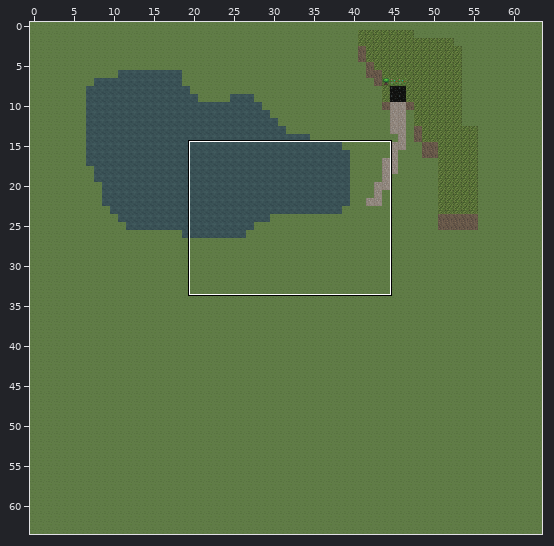
Two versions of a level (Tiled map, bin/resources/map/overworld.tmx). Above, an overview of the earlier version with the close-up marked.
Close-up. Before the commit:
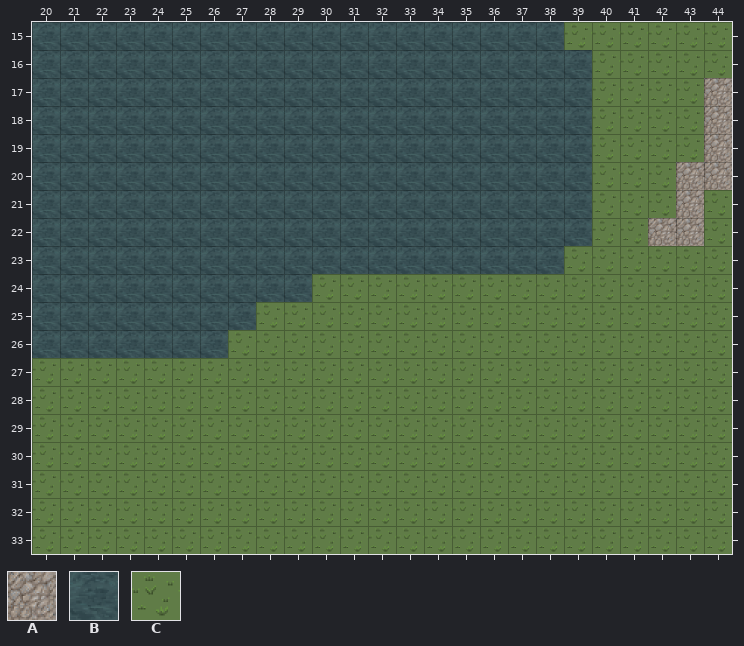
Cells are 64x64 px. Shown: x 20..44, y 15..33. The commit also changed other parts of the map, which this record leaves out.
Key: from "overworld": A 4, B 15, C 19.
_ is an empty cell, # one hidden under a higher layer.
Layer "Ground" before, first column x 20:
15 BBBBBBBBBBBBBBBBBBBCCCCCC
16 BBBBBBBBBBBBBBBBBBBBCCCCC
17 BBBBBBBBBBBBBBBBBBBBCCCCA
18 BBBBBBBBBBBBBBBBBBBBCCCCA
19 BBBBBBBBBBBBBBBBBBBBCCCCA
20 BBBBBBBBBBBBBBBBBBBBCCCAA
21 BBBBBBBBBBBBBBBBBBBBCCCAC
22 BBBBBBBBBBBBBBBBBBBBCCAAC
23 BBBBBBBBBBBBBBBBBBBCCCCCC
24 BBBBBBBBBBCCCCCCCCCCCCCCC
25 BBBBBBBBCCCCCCCCCCCCCCCCC
26 BBBBBBBCCCCCCCCCCCCCCCCCC
27 CCCCCCCCCCCCCCCCCCCCCCCCC
28 CCCCCCCCCCCCCCCCCCCCCCCCC
29 CCCCCCCCCCCCCCCCCCCCCCCCC
30 CCCCCCCCCCCCCCCCCCCCCCCCC
31 CCCCCCCCCCCCCCCCCCCCCCCCC
32 CCCCCCCCCCCCCCCCCCCCCCCCC
33 CCCCCCCCCCCCCCCCCCCCCCCCC
The result:
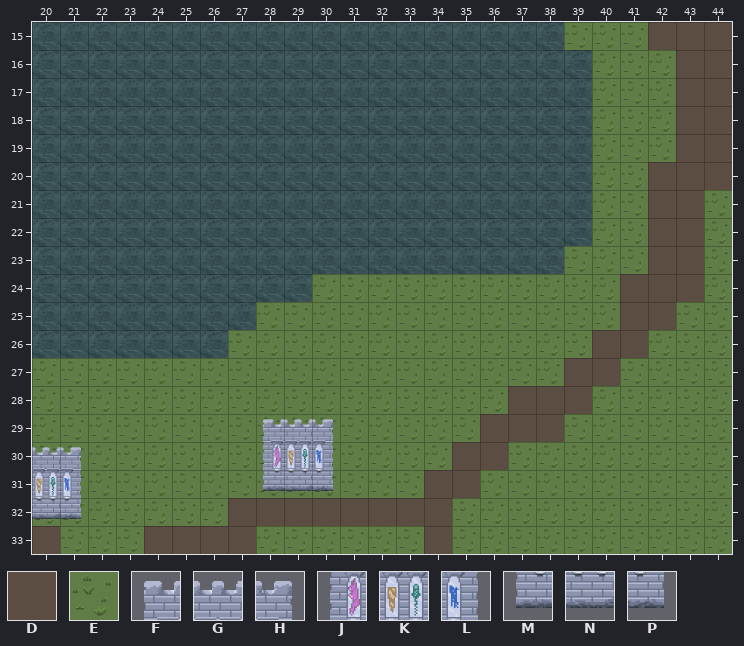
Further tiles: from "overworld": D 1, E 8, F 16, G 17, H 18, J 24, K 25, L 26, M 32, N 33, P 34.
Tiles of an added or newly shown layer are drawn over the layers below it.
From old to new:
Changed rows in their new state; . is an unchanged cell.
Layer "Ground":
first column x 20:
15 ......................DDD
16 .......................DD
17 .......................DD
18 .......................DD
19 .......................DD
20 ......................DDD
21 ......................DD.
22 ......................DD.
23 ......................DD.
24 .....................DDD.
25 .....................DD..
26 ....................DD...
27 ...................DD....
28 .................DDD.....
29 ........EEE.....DDD......
30 EE......E#E....DD........
31 #E......EEE...DD.........
32 EE.....DDDDDDDD..........
33 D...DDDD......D..........
Layer "Walls" (added):
first column x 20:
29 ........FGH
30 GH......JKL
31 KL......MNP
32 NP.........
